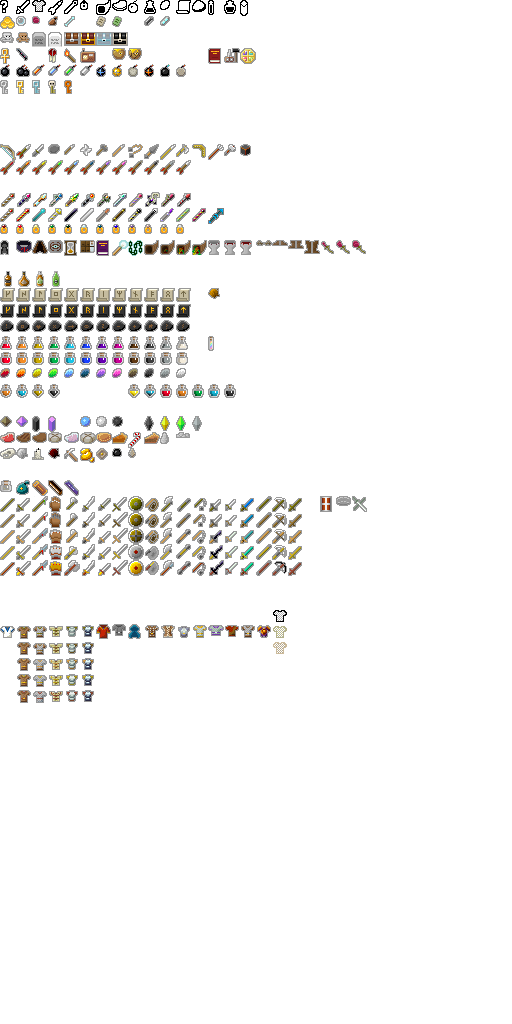
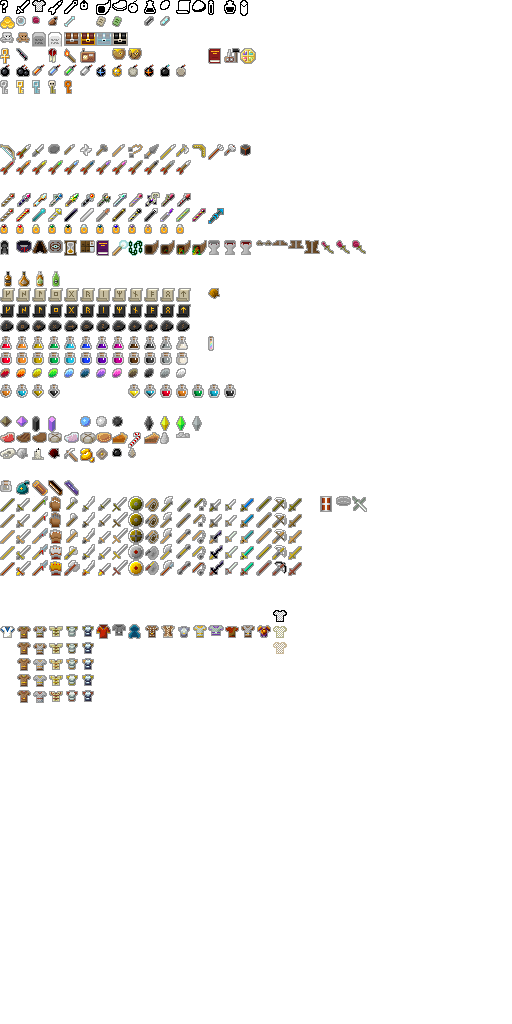
Layer changes from the first 512x1024 image to the second:
painted on "items.png" over left=225, top=625, right=239, bottom=638
